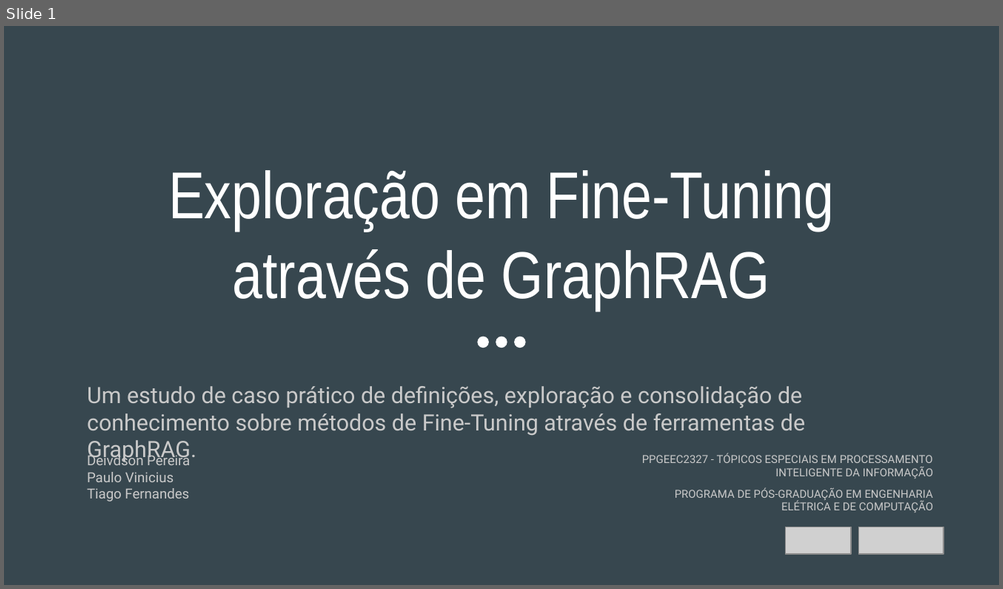
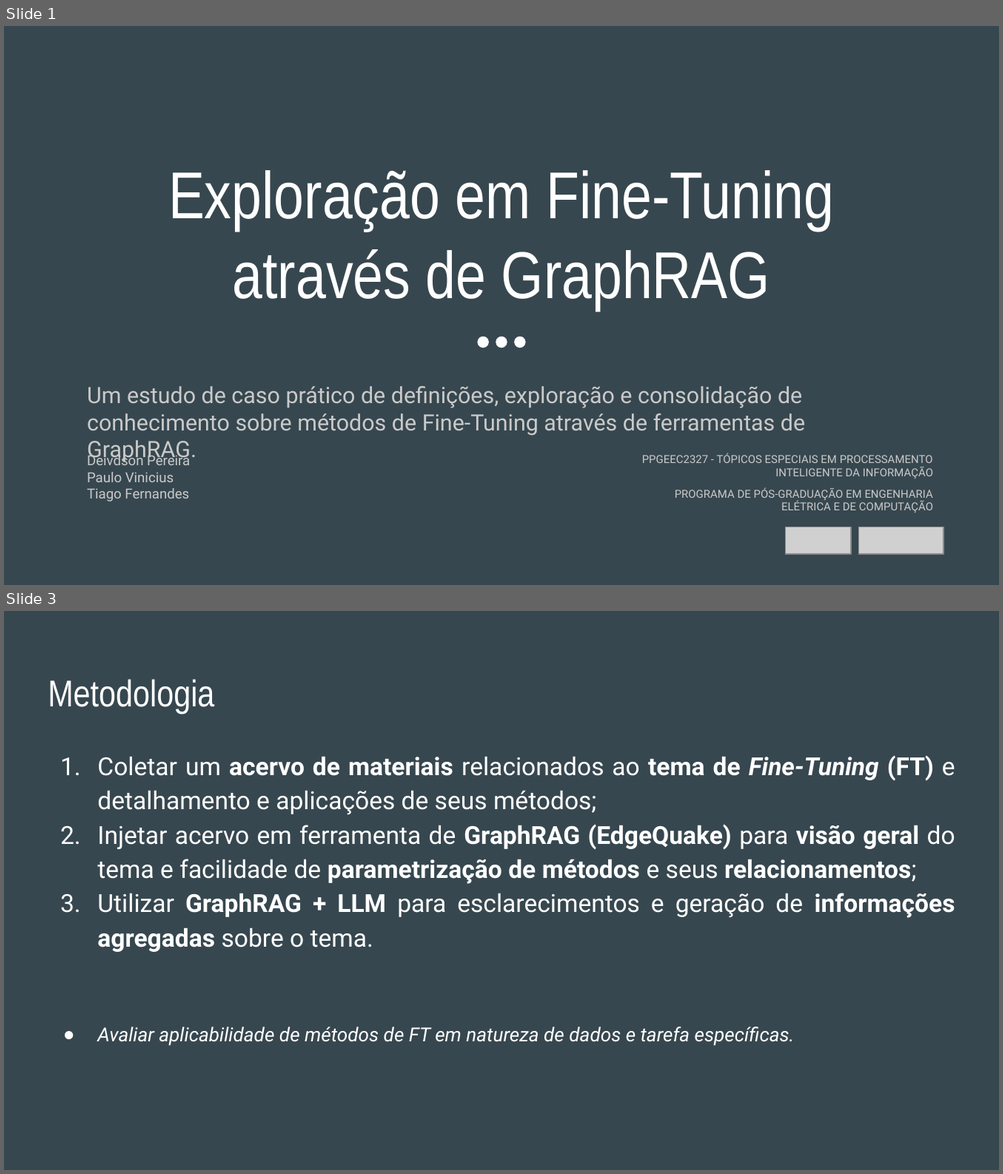
Before and after one commit to tfmiranda/ppgeec2327-t2p2, a slide deck: slides/apresentacao-t2p2.pptx. Shown one above the other, each under a label of ours: slide 1 before the commit, slides 1 and 3 after it; the slides between them are not shown. The pictures are 1003x589 and 1003x1174 pixels, drawn with LibreOffice and Linux fonts; fonts in the diff are those of the drawing; grey boxes stand for pictures. Boxes give left, top, right and bottom in pixels: in the first picture for what was removed or moved away, otherwise in the second. Text is boxed around its words. In the diff, an @@ line names an element or a change of style, - is before the commit and + after.

```diff
--- a/slides/apresentacao-t2p2.pptx
+++ b/slides/apresentacao-t2p2.pptx
@@ slide 3 added at (4,611,999,1170), background #37474F @@
@@ title added at (48,679,214,714), 27 pt, text #FFFFFF @@
+Metodologia
@@ text added at (97,755,955,1046), 18 pt, text #FFFFFF @@
+1. Coletar um acervo de materiais relacionados ao tema de Fine-Tuning (FT) e detalhamento e aplicações de seus métodos;
+2. Injetar acervo em ferramenta de GraphRAG (EdgeQuake) para visão geral do tema e facilidade de parametrização de métodos e seus relacionamentos;
+3. Utilizar GraphRAG + LLM para esclarecimentos e geração de informações agregadas sobre o tema.
+● Avaliar aplicabilidade de métodos de FT em natureza de dados e tarefa específicas.
```
Also in this commit, not shown: 1 slide changed, 2 other slides added, 2 slides removed, 1 other file.
